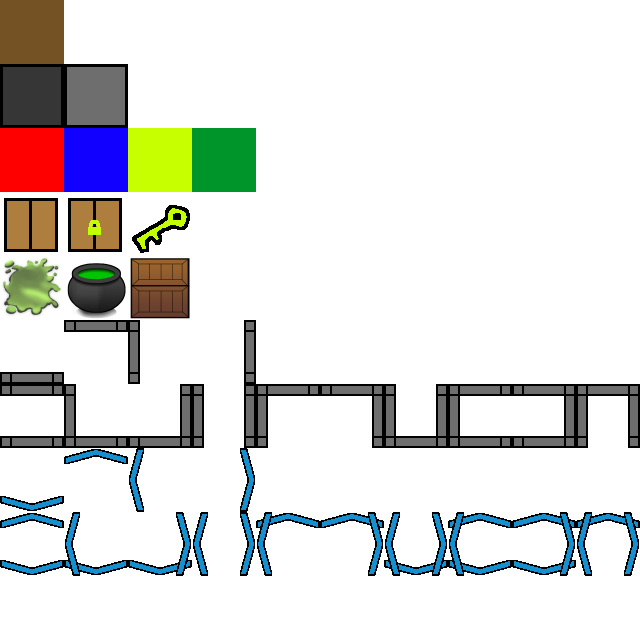
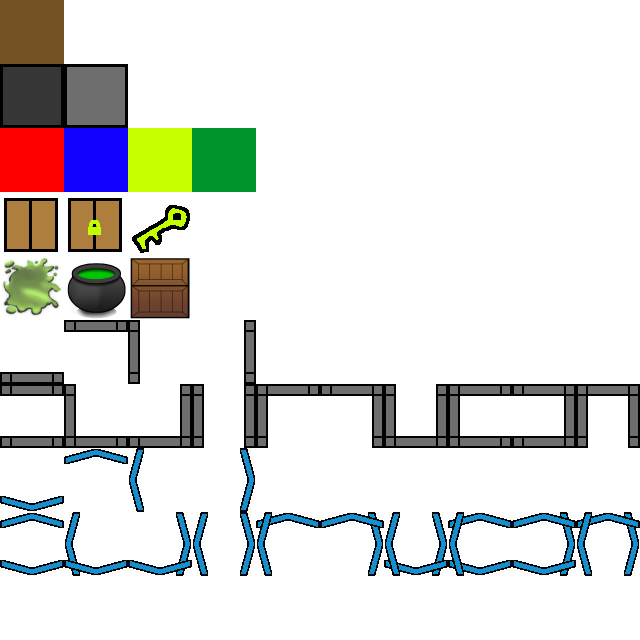
Comparing the layer stacks of the two 640 x 640 images. Changes:
added group "Cliffs" with 28 layers above "Barriers" over [69, 517, 635, 571]
moved "CliffN copy #4" into group "Cliffs" over [369, 517, 379, 527]
moved "CliffN copy #2" into group "Cliffs" over [561, 517, 571, 527]
moved "CliffN copy #1" into group "Cliffs" over [625, 517, 635, 527]
moved "CliffS copy #4" into group "Cliffs" over [69, 561, 79, 571]
moved "CliffS copy #3" into group "Cliffs" over [177, 561, 187, 571]
moved "CliffS copy #2" into group "Cliffs" over [433, 561, 443, 571]
moved "CliffS copy" into group "Cliffs" over [561, 561, 571, 571]
moved "CliffW copy #5" into group "Cliffs" over [69, 561, 79, 571]
moved "CliffE copy #1" into group "Cliffs" over [561, 517, 571, 571]
moved "CliffE copy" into group "Cliffs" over [625, 517, 635, 527]
moved "CliffE copy #2" into group "Cliffs" over [433, 561, 443, 571]
moved "CliffE copy #3" into group "Cliffs" over [369, 517, 379, 527]
moved "CliffE copy #5" into group "Cliffs" over [177, 561, 187, 571]
